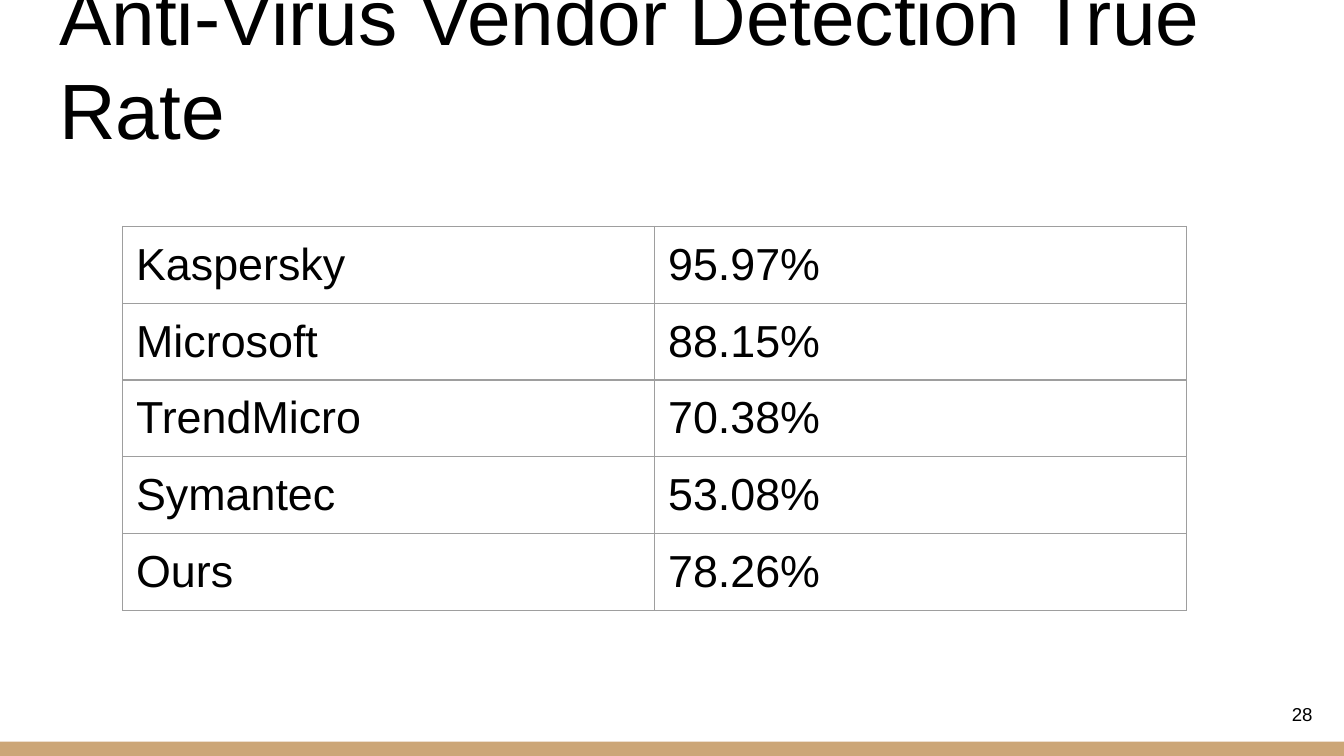
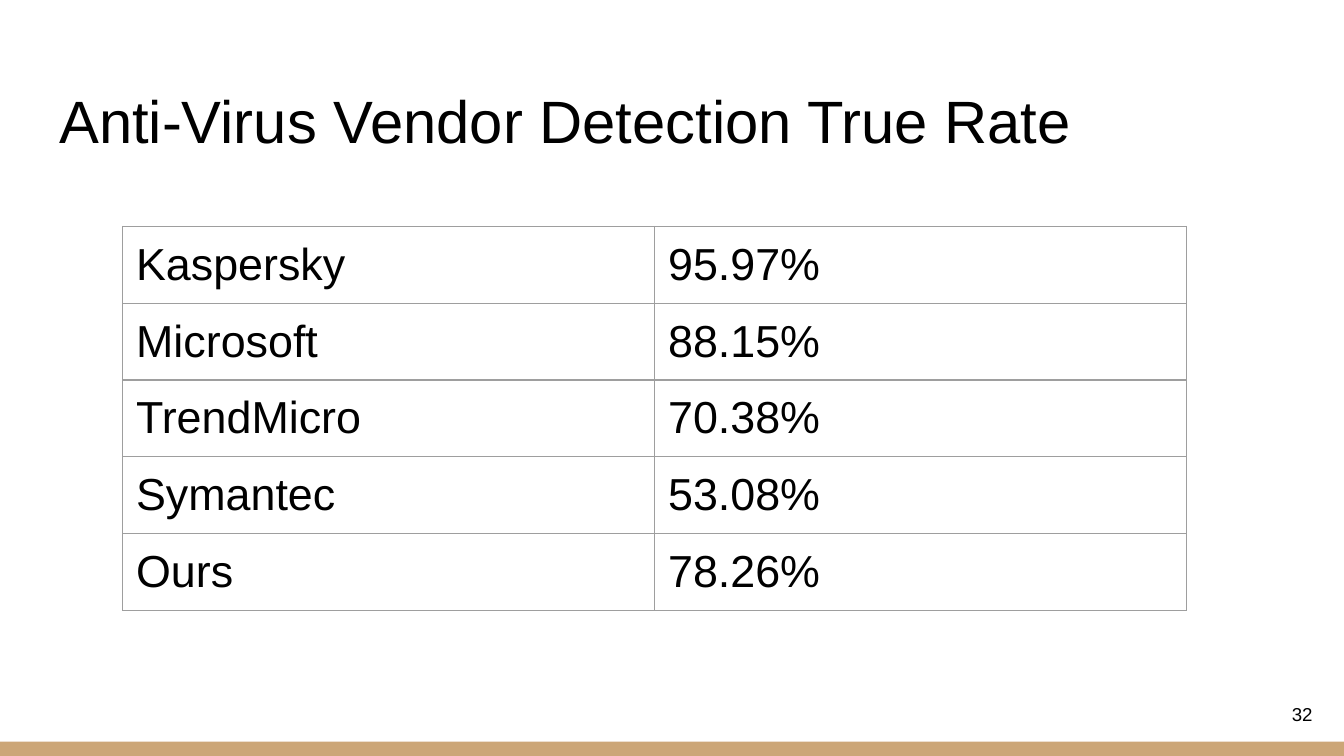
Before and after one commit to chpeng26/CNS_Final, a slide deck: slide 32 of leo/Team11 CNS_Final Present.pptx (slide 28 before the commit). Drawn at 1344x756 pixels with LibreOffice and Linux fonts; fonts in the diff are those of the drawing. Boxes give left, top, right and bottom in pixels: in the first picture for what was removed or moved away, otherwise in the second. Text is boxed around its words. In the diff, an @@ line names an element or a change of style, - is before the commit and + after.

```diff
--- a/leo/Team11 CNS_Final Present.pptx
+++ b/leo/Team11 CNS_Final Present.pptx
@@ title "Anti-Virus Vendor Detection True Rate" at (59, 99, 1070, 144): size 42 to 32 pt @@
@@ page number at (1292, 708, 1313, 721): text changed @@
-28
+32
```
Also in this commit, not shown: 10 other slides changed, 6 slides added, 2 slides removed.
